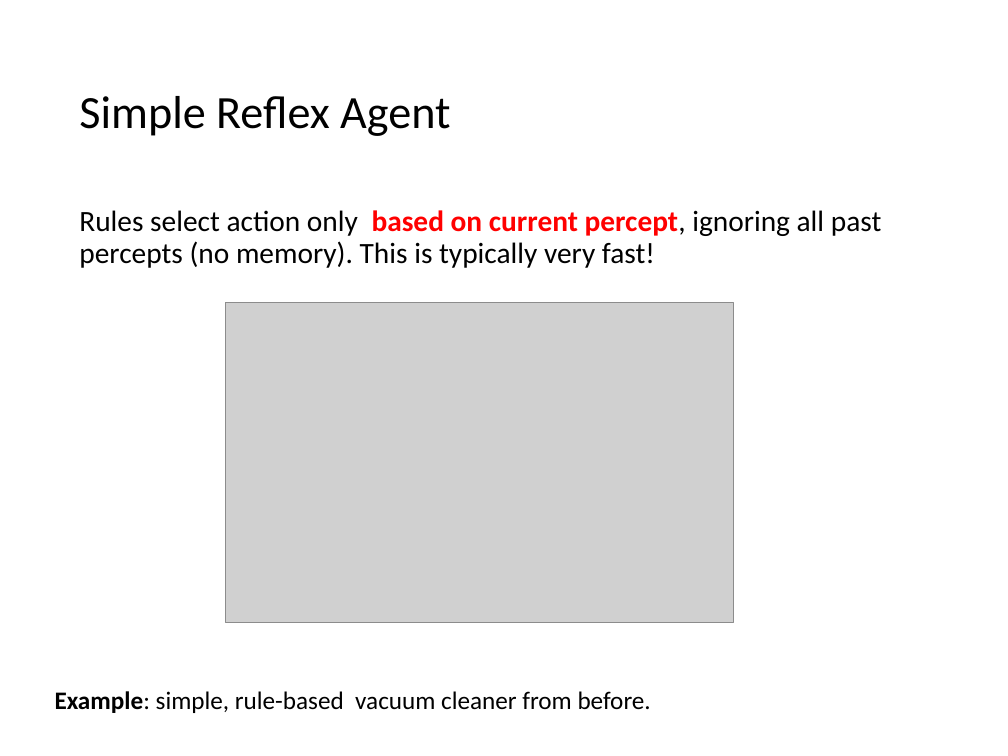
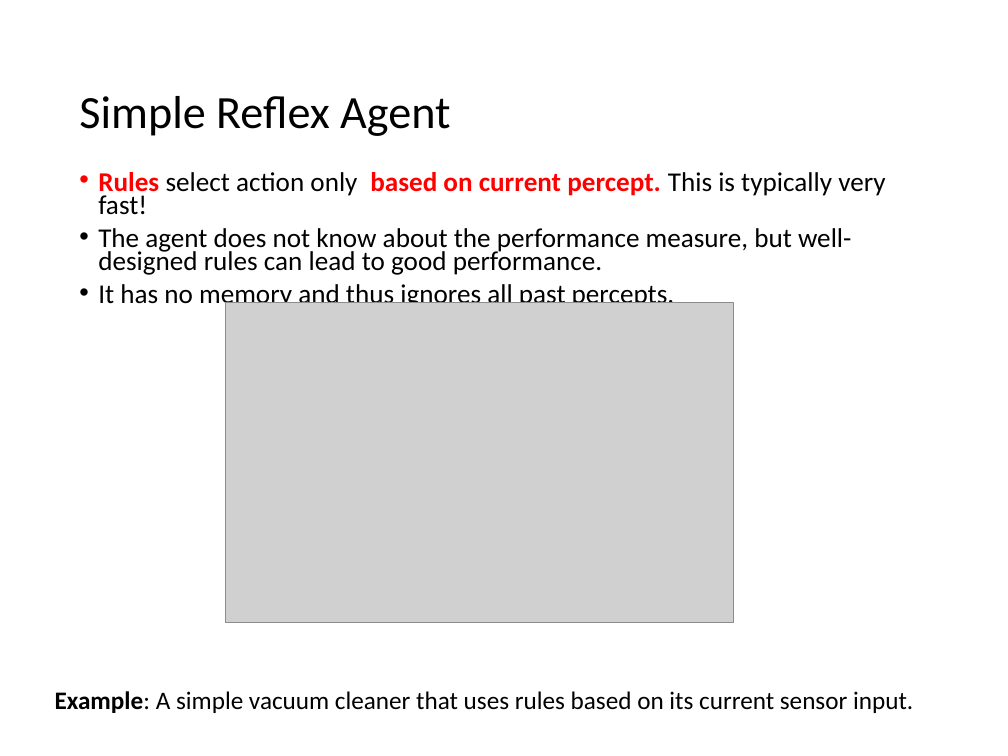
Before and after one commit to mhahsler/CS7320-AI, a slide deck: slide 21 of slides/02_agents.pptx. Drawn at 1008x756 pixels with LibreOffice and Linux fonts; fonts in the diff are those of the drawing; grey boxes stand for pictures. Boxes give left, top, right and bottom in pixels: in the first picture for what was removed or moved away, otherwise in the second. Text is boxed around its words. In the diff, an @@ line names an element or a change of style, - is before the commit and + after.

```diff
--- a/slides/02_agents.pptx
+++ b/slides/02_agents.pptx
@@ text at <box>98,172,885,310</box>: text changed; size 21 to 19.4 pt @@
-Rules select action only based on current percept, ignoring all past percepts (no memory). This is typically very fast!
+• Rules select action only based on current percept. This is typically very fast!
+• The agent does not know about the performance measure, but well-designed rules can lead to good performance.
+• It has no memory and thus ignores all past percepts.
@@ text at <box>55,691,913,713</box>: text changed @@
-Example: simple, rule-based vacuum cleaner from before.
+Example: A simple vacuum cleaner that uses rules based on its current sensor input.
```
Also in this commit, not shown: 4 other slides changed, 1 slide added, 1 other file.
